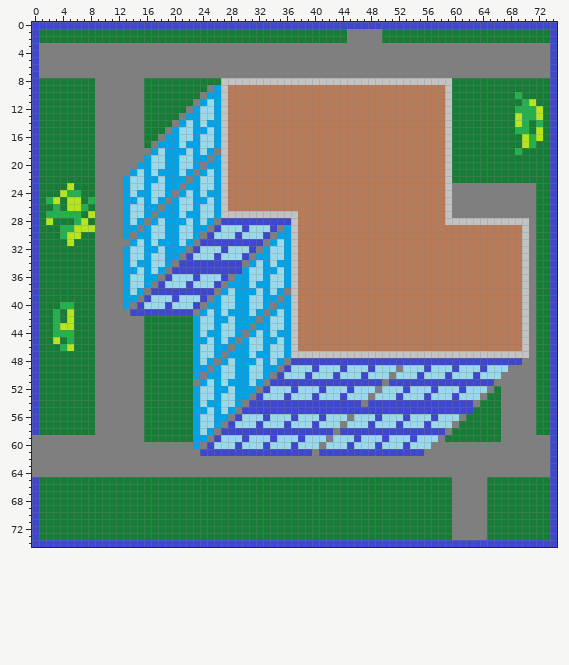
Two states of a sprite sheet, src/Mirage.Urbanization.Resources/Tiles/Clusters/GrowthZones/Commercial/d2_q1_n4_a1.png. Above is the file before it was changed.
The file is 75x75 pixels. Colours within 5 levels of each other are drawn and written as one.
Once edited:
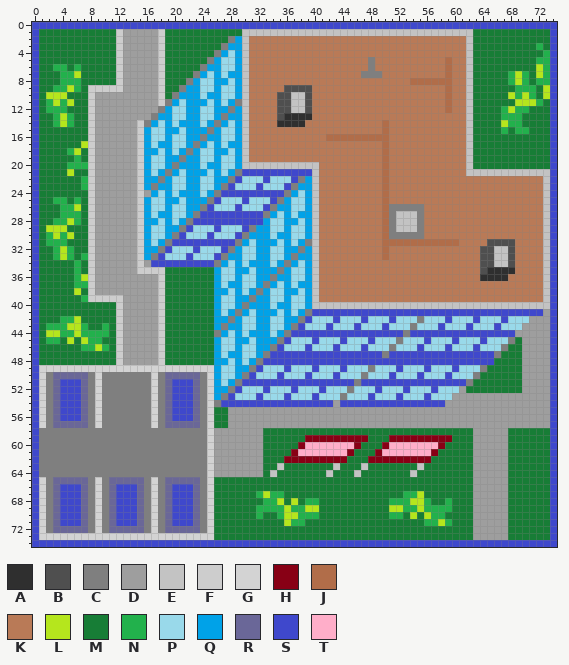
Palette (. is transparent): A #2f2f2f  B #4f4f4f  C #7f7f7f  D #9e9e9e  E #c3c3c3  F #cdcdcd  G #d3d3d3  H #880015  J #b16d49  K #b97a57  L #b5e61d  M #177d36  N #22b14c  P #99d9ea  Q #00a2e8  R #6a6798  S #3f48cc  T #ffaec9
The edit:
Changed rows in their new state; - is an unchanged pixel.
first column x 0:
 1 ------------FDDDDDF-----------EEEEEEEEEEEEEEEEEEEEEEEEEEEEEEEEE-----------
 2 ------------FDDDDDF---------CQEKKKKKKKKKKKKKKKKKKKKKKKKKKKKKKKE-----------
 3 -MMMMMMMMMMMFDDDDDFMMMMMMMM-QQEKKKKKKKKKKKKKKKKKKKKKKKKKKKKKKKEMMMMMMMMMNM
 4 -MMMMMMMMMMMFDDDDDFMMMMMMM-QPQEKKKKKKKKKKKKKKKKKKKKKKKKKKKKKKKEMMMMMMMMMMN
 5 -MMMMMMMMMMMFDDDDDFMMMMMM-QPPQEKKKKKKKKKKKKKKKKK-KKKKKKKKKKJKKEMMMMMMMMMNN
 6 -MMNNMNMMMMMFDDDDDFMMMMM-QQPPQEKKKKKKKKKKKKKKKKK-KKKKKKKKKKJKKEMMMMMMMMMLN
 7 -MMMNNLMMMMMFDDDDDFMMMM-QPQPQQEKKKKKKKKKKKKKKKK---KKKKKKKKKJKKEMMMMMNLNMLN
 8 ----NNN--MMMFDDDDDF---CQPPQQPQ-KKKKKKKKKKKKKKKKKKKKKKKJJJJJJKKE-----NLN-NN
 9 ---NNLN-FFFFFDDDDDF--CQQPP-PPQE-----BBBB-------------------JKKE------NNN-L
10 --LLL---FDDDDDDDDDF-CQQQP--PPQE----BBEEB-------------------JKKE-----L-LN-L
11 --NLNL--FDDDDDDDDDFCQPQQ---PQCE----BBEEB-------------------JKKE------LL-N-
12 --NNN---FDDDDDDDDDCQPPQ----QCQE----BBEEB-------------------JKKE----NL--MM-
13 ---NLN--FDDDDDDDDCQQPP-----CQQE----BAAAA-------------------KKKE----NNNMMM-
14 ---NLN--FDDDDDDFCQPQP-Q---CQPQE----AAAA-----------J--------KKKE----LNNM-M-
15 --------FDDDDDDFQPPQ--Q--C-PPQE-------------------J--------KKKE----N----M-
16 --------FDDDDDDFQPP-P-Q-CQ-PPQE-----------JJJJJJJJJ--------KKKE-------MMM-
17 -------LFDDDDDDFQP--P--CQ--PQQE-------------------J--------KKKE-------MM--
18 -----NL-FDDDDDDFQ---P-C--PQQPQE-------------------J--------KKKE------M----
19 ------N-FDDDDDDF-----CQ-PP-PPQE-------------------J--------KKKE-----------
20 -----NNNFDDDDDDF----CQQ-P--PPQEEEEEEEEEEE---------J--------KKKE-----------
21 -----L--FDDDDDDF---C---Q---PQCSSSSSSSSSSE---------J--------KKKEEEEEEEEEEEE
22 -------NFDDDDDDF--C-PPQ----QCSPPPSPPPSCQE---------J--------KKKKKKKKKKKKKKE
23 -----M-NFDDDDDDF-CQ-PP-----CSPPPSPPPSCQQE---------J--------KKKKKKKKKKKKKKE
24 ----MMM-FDDDDDDFDQ--P-Q---CSSSSSSSSSCQPQE---------J--------KKKKKKKKKKKKKKE
25 --MNNMN-FDDDDDDF--PQ--Q--CSPPPSPPPSCQPPQE---------J--------KKKKKKKKKKKKKKE
26 ---MNN-MFDDDDDDF-PP-P-Q-CSPPPSPPPSCQQPPQE---------JCCCCC---KKKKKKKKKKKKKKE
27 --MM----FDDDDDDF-P--P--CSSSSSSSSSCQPQPQQE---------JCEEEC---KKKKKKKKKKKKKKE
28 --MNNL-MFDDDDDDFQ---P-CSSSS------QPPQQPQE---------JCEEEC---KKKKKKKKKKKKKKE
29 --LLLMMMFDDDDDDF-----CSPPP-----CQQPP-PPQE---------JCEEEC--------------KKKE
30 --NL--M-FDDDDDDF----CS-PP-----CQQQP--PPQE---------JCCCCC--------------KKKE
31 --NNNM--FDDDDDDF---CSSSS-----CQPQQ---PQCE---------JJJJJJJJJJJ----BBBB-KKKE
32 ---NLN--FDDDDDDF--CSPPP-----CQ-PQ----QCQE---------J-------------BBEEB-KKKE
33 ---NLN-NFDDDDDDF-CSPPP-----CQQPP-----CQQE---------J-------------BBEEB-KKKE
34 ------N-FDDDDDDFDSSSS-----CQPQP-Q---CQPQE-----------------------BBEEB-KKKE
35 ------N-FDDDDDDFFFFMMMMMMMQPPQ--Q--C-PPQE-----------------------BAAAA-KKKE
36 ------NLFDDDDDDDDDFMMMMMMMQPP-P-Q-CQ-PPQE-----------------------AAAA--KKKE
37 ------NNFDDDDDDDDDFMMMMMMMQP--P--CQ--PQQE-----------------------------KKKE
38 ------L-FDDDDDDDDDFMMMMMMMQ---P-C--PQQPQE-----------------------------KKKE
39 -------NFFFFFDDDDDFMMMMMMM-----CQ-PP-PPQE-----------------------------KKKE
40 ----MM---MMMFDDDDDFMMMMMMM----CQQ-P--PPQEEEEEEEEEEEEEEEEEEEEEEEEEEEEEE-EEE
41 ---M-M---MMMFDDDDDFMMMMMMM---C---Q---PQCSSSSSSSSSSSSSSSSSSSSSSSSSSSSSSSSSD
42 ---MNNL--MMMFDDDDDF----MMM--C-PPQ----QCSPPPSPPPSPPPSPPPCPPPSPPPSPPPSPPPDDD
43 --N-N-LN-MNMFDDDDDF----MMM-CQ-PP-----CSPPPSPPPSPPPSPPPCPPPSPPPSPPPSPPPDDDD
44 --LL--LNNNNMFDDDDDF----MMMCQ--P-Q---CSSSSSSSSSSSSSSSSCSSSSSSSSSSSSSSSDDDDD
45 --NN-L-LNNMMFDDDDDF----MMM--PQ--Q--CSPPPSPPPSPPPSPPPCPPPSPPPSPPPSPPPCMDDDD
46 ----MM-NNLNMFDDDDDF----MMM-PP-P-Q-CSPPPSPPPSPPPSPPPCPPPSPPPSPPPSPPPCMMDDDD
47 ---------MMMFDDDDDF----MMM-P--P--CSSSSSSSSSSSSSSSSCSSSSSSSSSSSSSSSCMMMDDDD
48 ---------MMMFDDDDDF----MMMQ---P-CSSSS-----------------------------MMMMDDDD
49 -GGGGGGGGGGGGGGGGGGGGGGGGG-----CSPPP------------C---S-----------CMMMMMDDDD
50 -GCRRRRRCG------CGCRRRRR-G----CS-PP------------C---S-----------CMMMMMMDDDD
51 -GCRSSSRCG------CGCRSSSRCG---CSSSS------------C---S-----------CMMMMMMMDDDD
52 -GCRSSSRCG------CGCRSSSRCG--CSPPP------------C---S-----------DMMMM-MMMDDDD
53 -GCRSSSRCG------CGCRSSSRCG-CSPPP------------C---S-----------DDDDDDDDDDDDDD
54 -GCRSSSRCG------CGCRSSSRCGCSSSS------------D---S-----------DDDDDDDDDDDDDDD
55 -GCRSSSRCG------CGCRSSSRCGMMDDDDDDDDDDDDDDDDDDDDDDDDDDDDDDDDDDDDDDDDDDDDDD
56 -GCRSSSRCG------CGCRSSSRCGMMDDDDDDDDDDDDDDDDDDDDDDDDDDDDDDDDDDDDDDDDDDDDDD
57 -GCRRRRRCG------CGCRRRRRCGMMDDDDDDDDDDDDDDDDDDDDDDDDDDDDDDDDDDDDDDDDDDDDDD
58 -CCCCCCCC-------CCCCCCCCCGDDDDDDDMMMMMMMMMMMMMMMMMMMMMMMMMMM---DDDDDMMMM--
59 S---------------CCCCCCCCCGDDDDDDDMMMMMMHHHHHHHHHMMMHHHHHHHHH---DDDDDMMMMMM
60 S----------------------C-GDDDDDDDMMMMMHTTTTTTTHMMMHTTTTTTTHMMMMDDDDDMMMMMM
61 S-----------------------CGDDDDDDDMMMMHTTTTTTTHMMMHTTTTTTTHMMMMMDDDDDMMMMMM
62 S------------------------GDDDDDDDMMMHHHHHHHHHMMMHHHHHHHHHMMMMMMDDDDDMMMMMM
63 S------------------------GDDDDDDDMMEMMMMMMMEMMMEMMMMMMMEMMMMMMMDDDDDMMMMMM
64 S------------------------GDDDDDDDMEMMMMMMMEMMMEMMMMMMMEMMMMMMMMDDDDDMMMMMM
65 -GCRRRRRCGCRRRRRCGCRRRRRCG----------------------------------MMMDDDDD------
66 -GCRSSSRCGCRSSSRCGCRSSSRCG----------------------------------MMMDDDDD------
67 -GCRSSSRCGCRSSSRCGCRSSSRCG------NLNN-----------------NNL----MMMDDDDD------
68 -GCRSSSRCGCRSSSRCGCRSSSRCG-------NNL-L-NN----------NNNLLN--NMMMDDDDD------
69 -GCRSSSRCGCRSSSRCGCRSSSRCG------NNNNLNNLL----------LLNNLNNNNMMMDDDDD------
70 -GCRSSSRCGCRSSSRCGCRSSSRCG------N--NLLNNN----------NN-L-LNN-MMMDDDDD------
71 -GCRSSSRCGCRSSSRCGCRSSSRCG----------LNN-----------------NNLNMMMDDDDD------
72 -GCRRRRRCGCRRRRRCGCRRRRRCG----------------------------------MMMDDDDD------
73 -GGGGGGGGGGGGGGGGGGGGGGGGG----------------------------------MMMDDDDD------
Changed places in both pictures, as pixel boxes (x1, y1, x2, y2):
changed: (32, 29, 550, 540)
